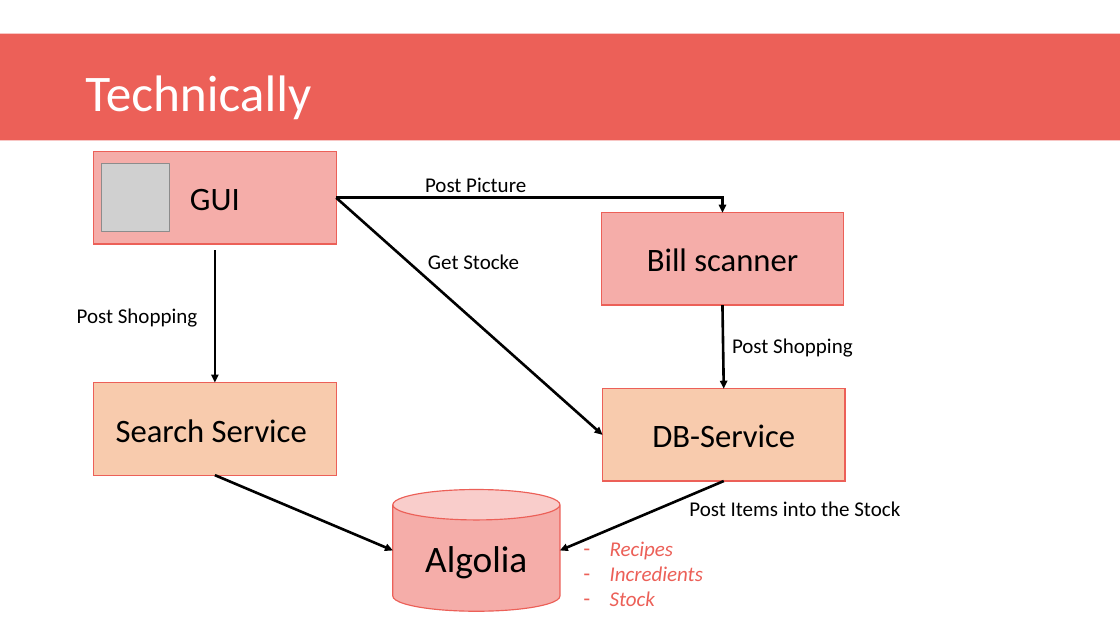
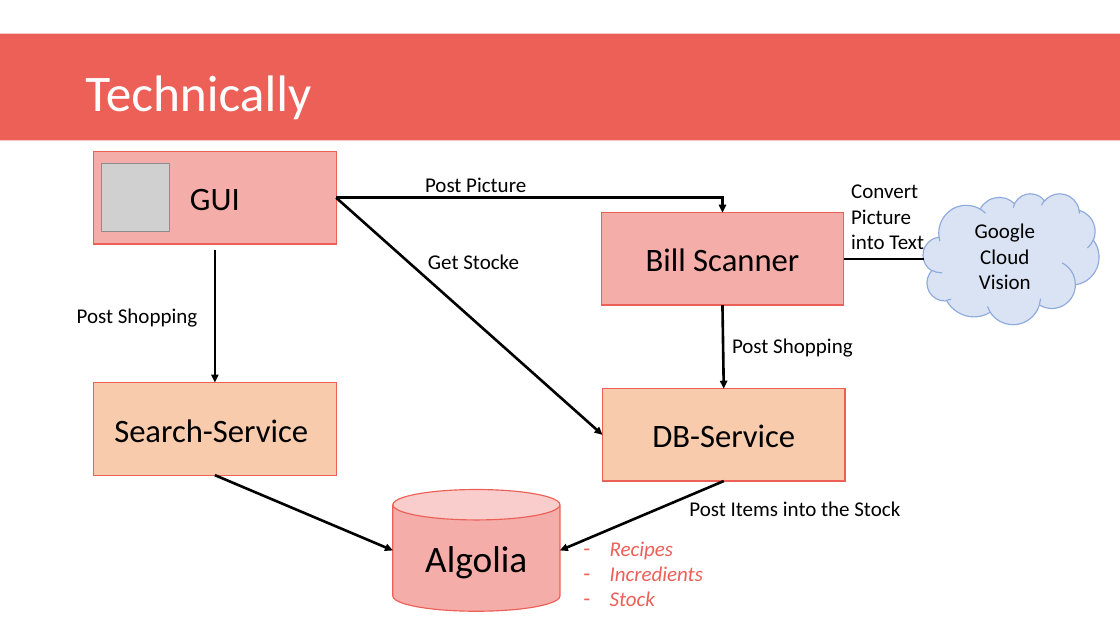
Before and after one commit to dzehnder/hackrecipe, a slide deck: slide 6 of documentation/Presentation Bon App.pptx. Drawn at 1120x630 pixels with LibreOffice and Linux fonts; fonts in the diff are those of the drawing; grey boxes stand for pictures; background and template pictures are left out. Boxes give left, top, right and bottom in pixels: in the first picture for what was removed or moved away, otherwise in the second. Text is boxed around its words. In the diff, an @@ line names an element or a change of style, - is before the commit and + after.

```diff
--- a/documentation/Presentation Bon App.pptx
+++ b/documentation/Presentation Bon App.pptx
@@ text added at box(851, 184, 924, 255), 18 pt, text #000000 @@
+Convert Picture into Text
@@ cloud added at box(923, 193, 1099, 324), fill #DAE3F3, outline #8FAADC 1 pt, 18 pt, text #000000 @@
+Google Cloud Vision
@@ text in rectangle at box(646, 248, 799, 272): text changed @@
-Bill scanner
+Bill Scanner
@@ line added from (844, 259) to (924, 259), #000000 2.25 pt @@
@@ text in rectangle at box(114, 419, 308, 443): text changed @@
-Search Service
+Search-Service
```
Also in this commit, not shown: 5 other slides changed, 2 slides added.
